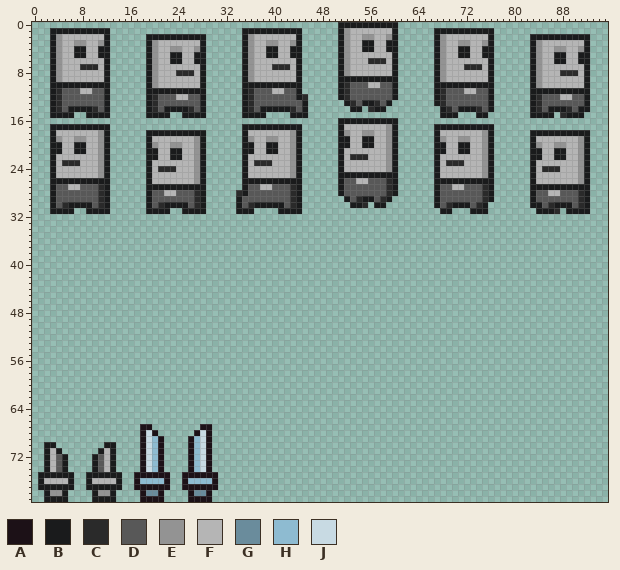
Edited in one commit: sprite sheet (NewPlayer.png). The picture above is the old version.
The file is 96x80 pixels. Colours within 5 levels of each other are drawn and written as one.
Palette (. is transparent): A #1c1117  B #1a1b1c  C #2a2a2a  D #585858  E #939393  F #b5b5b5  G #6a8c9c  H #8ebbd1  J #c8dae3
New version:
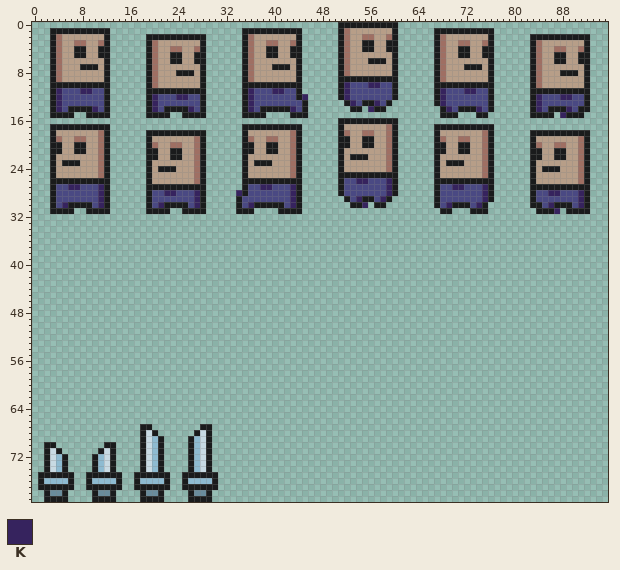
Colours new in this view: K #36235e
Difference:
Colour D changes from #585858 to #4a4983.
Colour E changes from #939393 to #9f6f63.
Colour F changes from #b5b5b5 to #b79e88.
The edit turns colour A into colour B in row 67 at x 18 to 19 and 28 to 29; in row 68 at x 18, 20, 27 and 29; in rows 69 to 74 at x 18, 21, 26 and 29; in row 75 at x 17 to 22 and 25 to 30; in row 76 at x 17, 22, 25 and 30; in row 77 at x 17 to 22 and 25 to 30.
The edit turns colour A into colour B in row 78 at x 18, 21, 26 and 29; in row 79 at x 18 to 21 and 26 to 29.
The edit turns colour C into colour B in row 6 at x 56 to 58; in row 7 at x 8 to 10, 40 to 42 and 72 to 74; in row 8 at x 24 to 26 and 88 to 90; in row 22 at x 53 to 55; in row 23 at x 5 to 7, 37 to 39 and 69 to 71; in row 24 at x 21 to 23 and 85 to 87.
The edit turns colour E into colour G in row 78 at x 3 to 4 and 11 to 12.
The edit turns colour D into colour H in rows 72 to 74 at x 4 and 11.
The edit turns colour F into colour H in row 76 at x 2 to 5 and 10 to 13.
The edit turns colour F into colour J in rows 71 to 74 at x 3 and 12.
The edit turns colour C into colour K in row 10 at x 52; in row 11 at x 4, 36, 52 and 68; in row 12 at x 4, 20, 36, 45, 52, 68 and 84; in row 13 at x 4, 20, 36, 53, 57, 68 and 84; in row 14 at x 4, 10, 20, 26, 36, 43, 56, 69, 74, 84 and 89; in row 15 at x 88.
The edit turns colour C into colour K in row 26 at x 59; in row 27 at x 11, 43, 59 and 75; in row 28 at x 11, 27, 34, 43, 59, 75 and 91; in row 29 at x 11, 27, 43, 54, 58, 75 and 91; in row 30 at x 5, 11, 21, 27, 36, 43, 55, 69, 74, 86 and 91; in row 31 at x 87.
The edit turns colour F into colour K in row 10 at x 56 to 57; in row 11 at x 8 to 9, 40 to 41 and 72 to 73; in row 12 at x 24 to 25 and 88 to 89; in row 26 at x 54 to 55; in row 27 at x 6 to 7, 38 to 39 and 70 to 71; in row 28 at x 22 to 23 and 86 to 87.
